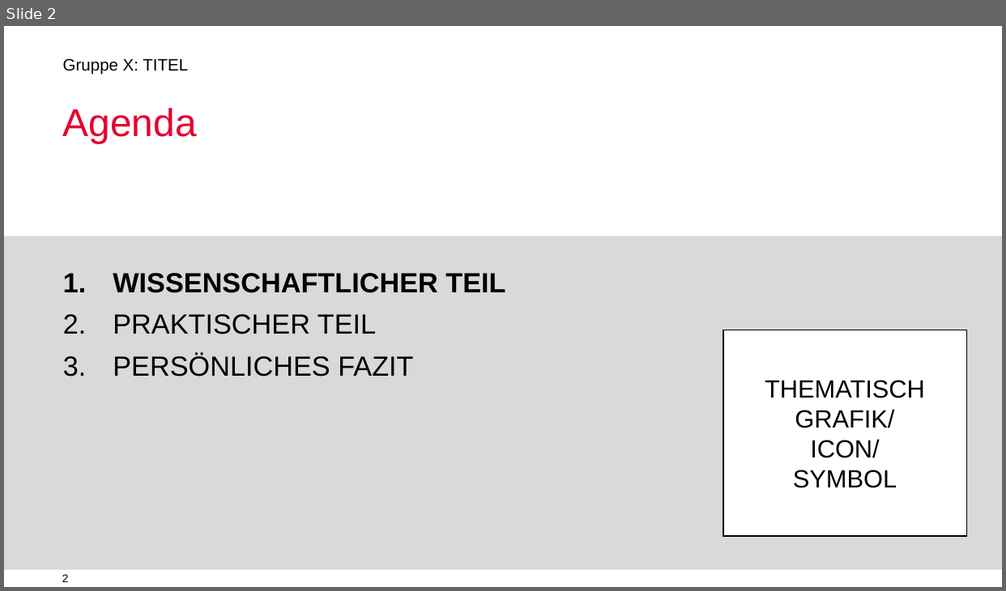
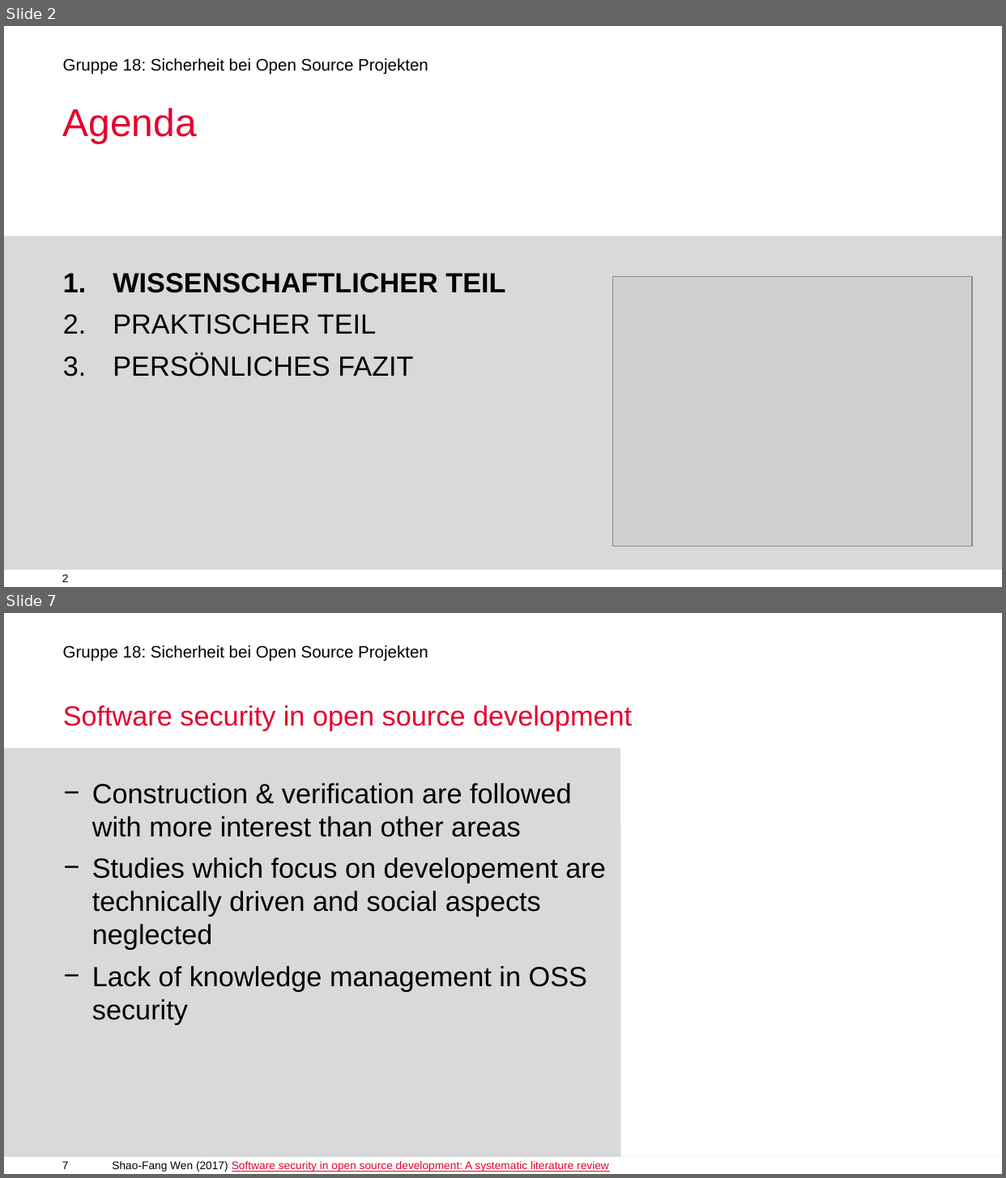
Before and after one commit to jimyouare/digitalenachhaltigkeit, a slide deck: Vortrag/VORLAGE Gruppenpraesentationen(1).pptx. Shown one above the other, each under a label of ours: slide 2 before the commit, slides 2 and 7 after it; the slides between them are not shown. The pictures are 1006x591 and 1006x1178 pixels, drawn with LibreOffice and Linux fonts; fonts in the diff are those of the drawing; grey boxes stand for pictures; background and template pictures are left out. Boxes give left, top, right and bottom in pixels: in the first picture for what was removed or moved away, otherwise in the second. Text is boxed around its words. In the diff, an @@ line names an element or a change of style, - is before the commit and + after.

```diff
--- a/Vortrag/VORLAGE Gruppenpraesentationen(1).pptx
+++ b/Vortrag/VORLAGE Gruppenpraesentationen(1).pptx
@@ slide 7 added at [4,613,1002,1174], background #FFFFFF; not listed: 3 template elements that a slide beside it also shows @@
@@ title added at [63,705,632,730], 20 pt, text #E6002E @@
+Software security in open source development
@@ rectangle added at [4,747,620,1157], fill #D9D9D9 @@
@@ rectangle added at [620,747,1002,1157], fill #FFFFFF @@
@@ text added at [92,783,605,1024], 20 pt, text #000000 @@
+− Construction & verification are followed with more interest than other areas
+− Studies which focus on developement are technically driven and social aspects neglected
+− Lack of knowledge management in OSS security
@@ text added at [112,1161,609,1172], 8 pt, text #E6002E, underline @@
+Shao-Fang Wen (2017) Software security in open source development: A systematic literature review
@@ slide 2 changed as well @@
@@ text at [63,58,428,75]: text changed @@
-Gruppe X: TITEL
+Gruppe 18: Sicherheit bei Open Source Projekten
@@ picture added at [613,276,972,546] @@
@@ rectangle removed at [722,331,966,536] @@
-THEMATISCH GRAFIK/
-ICON/
-SYMBOL
```
Also in this commit, not shown: 3 other slides changed, 9 other slides added, 7 slides removed, 5 other files.
